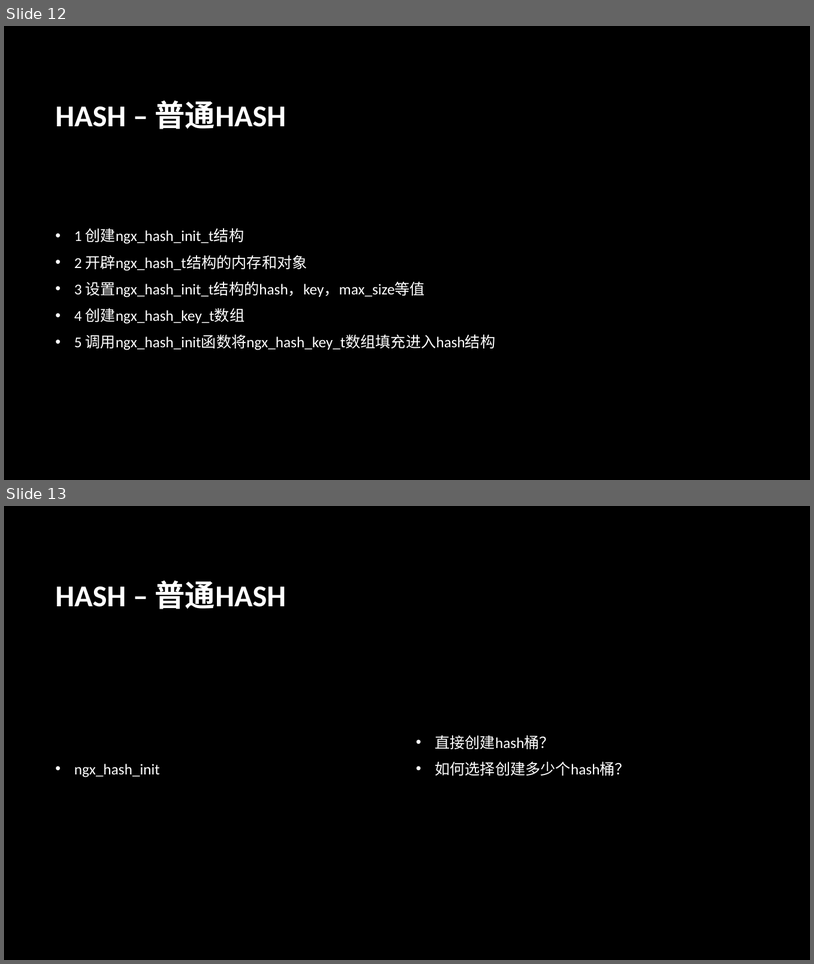
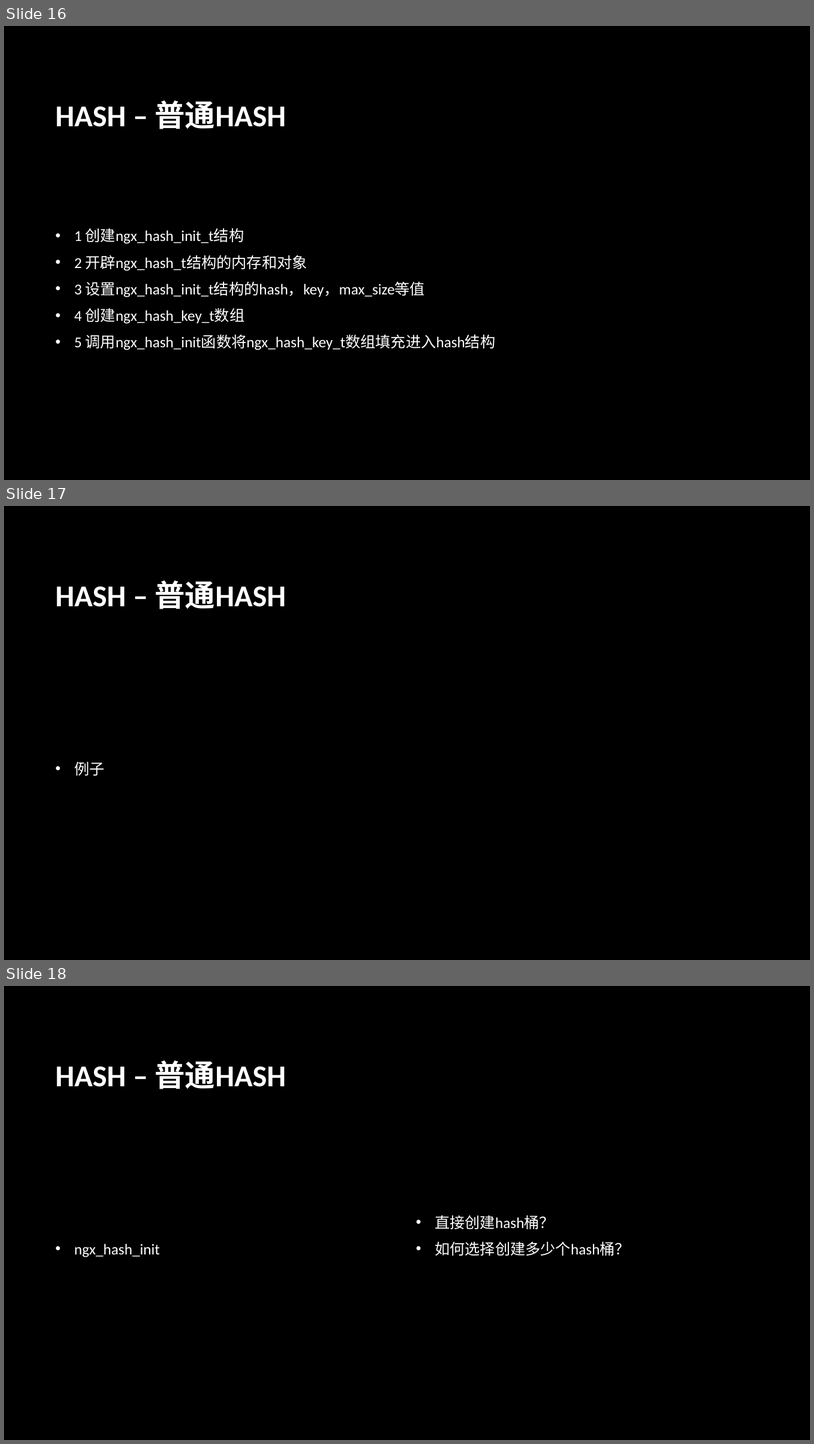
Before and after one commit to 1045917067/nginx-1.14.0-research, a slide deck: docs/nginx基本结构.pptx. Shown one above the other, each under a label of ours: slides 12 and 13 before the commit, slides 16, 17 and 18 after it. The pictures are 814x964 and 814x1444 pixels, drawn with LibreOffice and Linux fonts; fonts in the diff are those of the drawing; background and template pictures are left out. Boxes give left, top, right and bottom in pixels: in the first picture for what was removed or moved away, otherwise in the second. Text is boxed around its words. In the diff, an @@ line names an element or a change of style, - is before the commit and + after.

```diff
--- a/docs/nginx基本结构.pptx
+++ b/docs/nginx基本结构.pptx
@@ slide 17 added at (4,506,810,960), background picture (left out) @@
@@ title added at (56,580,287,609), 36 pt, text #FFFFFF, bold @@
+HASH – 普通HASH
@@ text added at (74,762,104,775), 18 pt, text #FFFFFF @@
+• 例子
@@ what was slide 12 is now slide 16 @@
@@ what was slide 13 is now slide 18 @@
```
Also in this commit, not shown: 2 slides changed, 3 other slides added.
